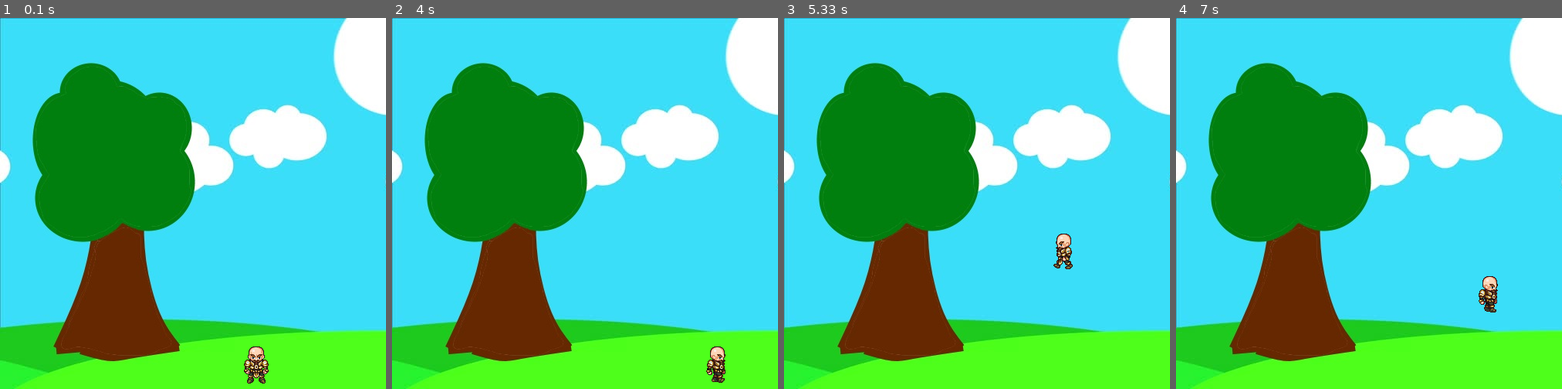
Above: before the commit, frames 1-4 (left to right).
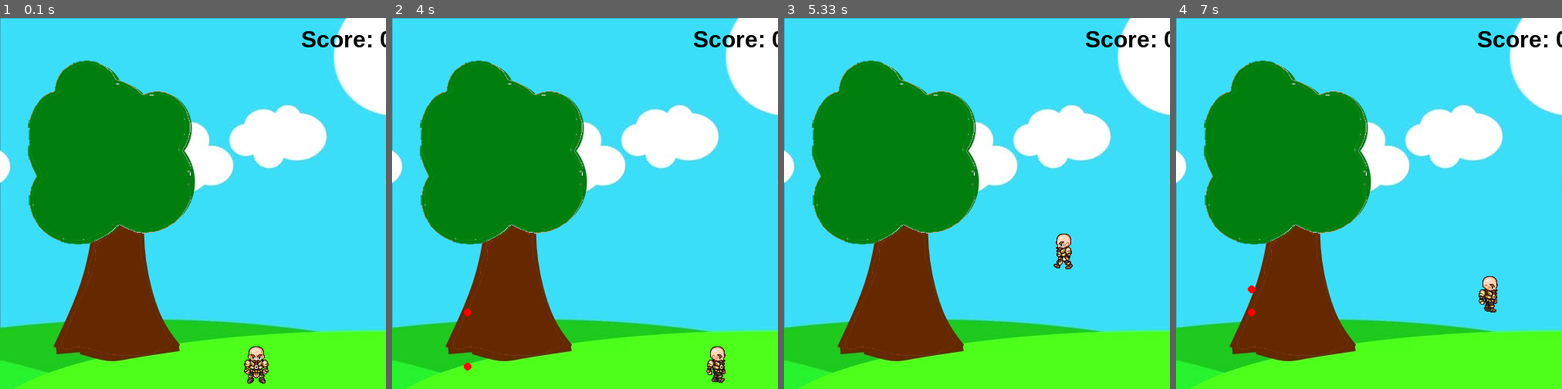
Above: after the commit, the same moments.

Repository: holeman-benjamin-2815/Python-Pygame-for-CS161
Game: pygame game, started from Game/first_gamev2.py.py
Two runs of this game, one before a commit and one after it. Both use one fixed random seed, a clock stepped at 60 frames per second and the inputs below.
Inputs:
- Up to frame 1 (0.1 s): no input
- Up to frame 2 (4 s): hold Right 0.33-0.8 s; hold Right 0.83-1.3 s; tap Space at 0.9, 1.2, 1.4, 1.7, 1.97, 2.27, 2.4, 2.7, 3.07, 3.37, 3.57, 3.87 s; hold Left 1.33-1.87 s; hold Left 1.9-2.3 s; hold Right 2.33-2.97 s; hold Left 3-3.47 s; hold Right 3.5-3.97 s
- Up to frame 3 (5.33 s): hold Right 4-4.47 s; tap Space at 4.07, 4.37, 4.57, 4.87, 5.13 s; hold Left 4.5-5.03 s; hold Left from 5.07 s (still down)
- Up to frame 4 (7 s): tap Space at 5.43, 5.57, 5.87, 6.23, 6.53, 6.73 s; release Left at 5.47 s; hold Right 5.5-6.13 s; hold Left 6.17-6.63 s; hold Right from 6.67 s (still down)

The runs differ from the first frame. In frame 1, 1.8% of the frame differs, in the area x 7-100%, y 3-62%; in frame 2, 1.9%, in the area x 7-100%, y 3-95%; in frame 3, 1.8%; in frame 4, 1.9%.

Commit message:
Add files via upload

Diff:
--- a/Game/first_gamev2.py.py
+++ b/Game/first_gamev2.py.py
@@ -1,18 +1,44 @@
+"""
+Make a simple apple colecting game using pygame.
+
+Using pygame, create a game that uses classes and loops to make
+a character that moves left and right, jumps, and colects "apples"
+that falls from a tree to gain points.
+
+Benjamin Holeman
+"""
 import pygame
+import random
 pygame.init()
 
 win = pygame.display.set_mode((500,480))
 
 pygame.display.set_caption("First Game")
 
-walkRight = [pygame.image.load('R1.png'), pygame.image.load('R2.png'), pygame.image.load('R3.png'), pygame.image.load('R4.png'), pygame.image.load('R5.png'), pygame.image.load('R6.png'), pygame.image.load('R7.png'), pygame.image.load('R8.png'), pygame.image.load('R9.png')]
-walkLeft = [pygame.image.load('L1.png'), pygame.image.load('L2.png'), pygame.image.load('L3.png'), pygame.image.load('L4.png'), pygame.image.load('L5.png'), pygame.image.load('L6.png'), pygame.image.load('L7.png'), pygame.image.load('L8.png'), pygame.image.load('L9.png')]
+walkRight = [
+    pygame.image.load('R1.png'), pygame.image.load('R2.png'),
+    pygame.image.load('R3.png'), pygame.image.load('R4.png'),
+    pygame.image.load('R5.png'), pygame.image.load('R6.png'),
+    pygame.image.load('R7.png'), pygame.image.load('R8.png'),
+    pygame.image.load('R9.png')
+    ]
+walkLeft = [
+    pygame.image.load('L1.png'), pygame.image.load('L2.png'),
+    pygame.image.load('L3.png'), pygame.image.load('L4.png'),
+    pygame.image.load('L5.png'), pygame.image.load('L6.png'),
+    pygame.image.load('L7.png'), pygame.image.load('L8.png'),
+    pygame.image.load('L9.png')
+    ]
 bg = pygame.image.load('bg.jpg')
 char = pygame.image.load('standing.png')
 
 clock = pygame.time.Clock()
 
+score = 0
+
 class player(object):
+    """Class that is used to define the player"""
+
     def __init__(self, x, y, width,height):
         self.x = x
         self.y = y
@@ -24,6 +50,7 @@
         self.left = False
         self.right = False
         self.walkCount = 0
+        self.hitbox = (self.x + 15, self.y + 5, 35, 60)
 
     def draw(self,win):
         if self.walkCount + 1 >= 27:
@@ -37,17 +64,67 @@
             self.walkCount +=1
         else:
             win.blit(char, (self.x,self.y))
+        self.hitbox = (self.x + 15, self.y + 5, 35, 60)
+        #pygame.draw.rect(win, (255,0,0), (self.hitbox),2)
+
+    def hit(self):
+        print('apple get')
 
 
+class Apple():
+    """Class that is used to make an apple and drop it"""
+
+    def __init__(self,x,y,radius,color):
+        self.x = x
+        self.y = y
+        self.radius = radius
+        self.color = color
+        self.vel = 10
+        self.hitbox = (self.x + -10, self.y + -10, 20, 20)
+
+    def draw(self,win):
+        pygame.draw.circle(win, self.color, (self.x,self.y), self.radius)
+        self.hitbox = (self.x + -10, self.y + -10, 20, 20)
+        #pygame.draw.rect(win, (255,0,0), self.hitbox,2)
+
+    def hit(self):
+        print('apple get')
+        pass
+
+
+class tree(pygame.sprite.Sprite):
+    """Class used to hide and help drop the apple using random"""
+    def __init__(self, x, y, width, height):
+        self.x = x
+        self.y = y
+        self.width = width
+        self.height = height
+        self.xmin = 96
+        self.xmax = 106
+        self.xRange = random.randrange(self.xmin, self.xmax)
+        self.ymin = 65
+        self.ymax = 75
+        self.yRange = random.randrange(self.ymin, self.ymax)
+    def draw(self, win):
+        win.blit(pygame.image.load("tree_top.png"),(self.x, self.y))
 
 def redrawGameWindow():
     win.blit(bg, (0,0))
+    text = font.render('Score: ' + str(score), 1, (0, 0, 0))
+    win.blit(text, (390, 10))
     man.draw(win)
+    for apple in apples:
+        apple.draw(win)
+    tree.draw(win)
     pygame.display.update()
 
 
 #mainloop
+"""Loop used to handle movement and location for multiple variables"""
+font = pygame.font.SysFont('arial', 30, True)
 man = player(300, 410, 64, 64)
+apples = []
+tree = tree(36, 55, 214, 238)
 run = True
 while run:
     clock.tick(27)
@@ -55,6 +132,25 @@
     for event in pygame.event.get():
         if event.type == pygame.QUIT:
             run = False
+
+    for apple in apples:
+        if (apple.y - apple.radius < man.hitbox[1] + man.hitbox[3]
+            and apple.y + apple.radius > man.hitbox[1]
+):
+            if (apple.x + apple.radius > man.hitbox[0]
+                and apple.x - apple.radius < man.hitbox[0] + man.hitbox[2]
+):
+                man.hit()
+                score += 1
+                apples.pop(apples.index(apple))
+
+        if apple.y < 500 and apple.y > 0:
+            apple.y += apple.vel
+        else:
+            apples.pop(apples.index(apple))
+
+    if random.randrange(0, 100) < 5:
+        apples.append(Apple(tree.xRange, tree.yRange, 5, (255, 0, 0)))
 
     keys = pygame.key.get_pressed()
 
Binary file added: Game/tree_top.png
